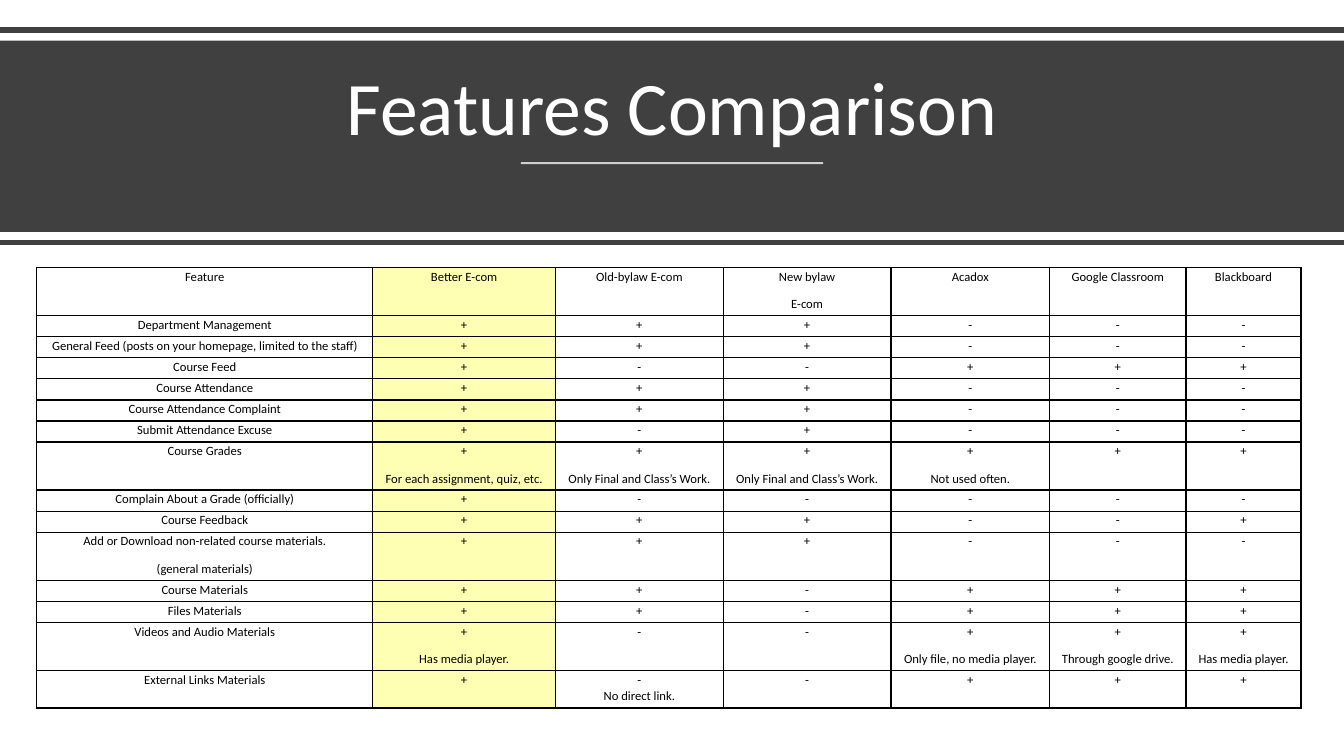
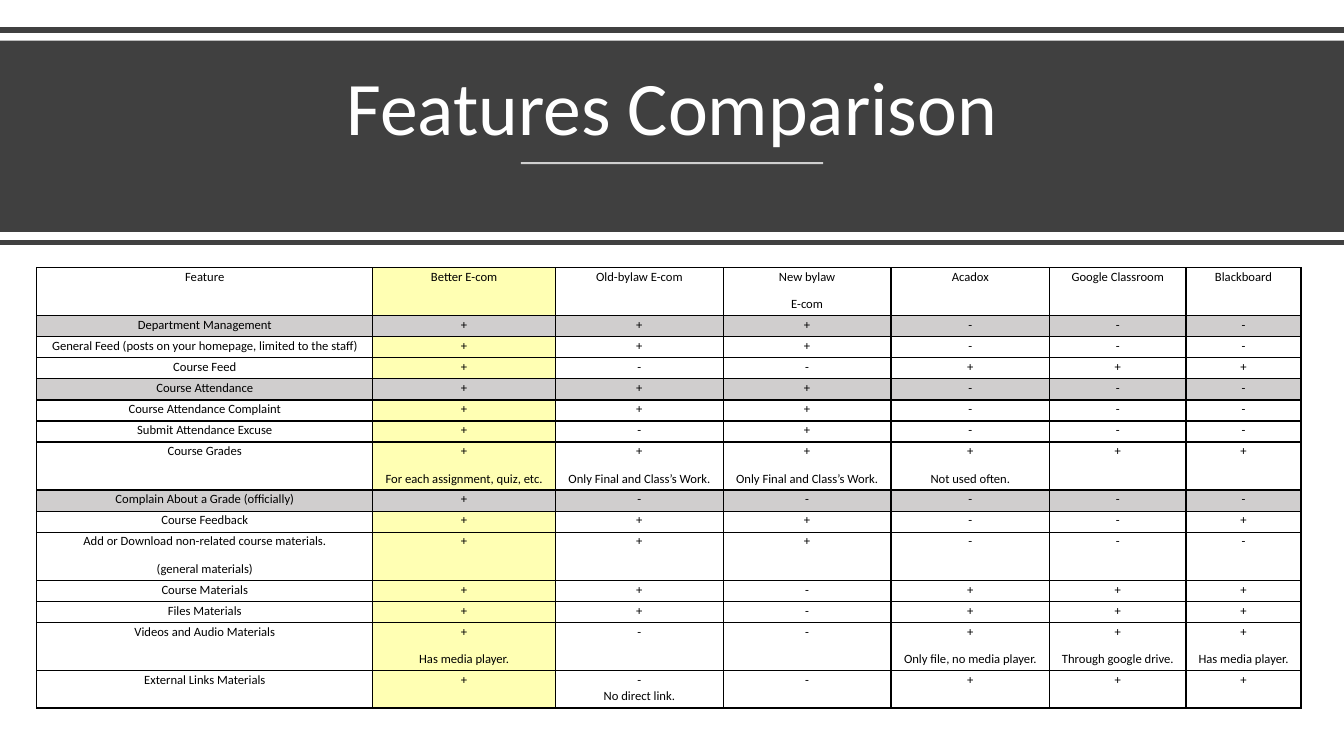
Before and after one commit to mounirsabry/Better_Ecom_GP, a slide deck: slide 6 of Discussions/Midyear_Discussion/presentation.pptx (slide 7 before the commit). Drawn at 1344x756 pixels with LibreOffice and Linux fonts; fonts in the diff are those of the drawing. Boxes give left, top, right and bottom in pixels: in the first picture for what was removed or moved away, otherwise in the second. Text is boxed around its words. In the diff, an @@ line names an element or a change of style, - is before the commit and + after.

```diff
--- a/Discussions/Midyear_Discussion/presentation.pptx
+++ b/Discussions/Midyear_Discussion/presentation.pptx
@@ table at (36, 267, 1299, 708) @@
@@ fill none to #D0CECE in 18 cells @@
@@ fill #FFFFB3 to #D0CECE in 3 cells @@
```
Also in this commit, not shown: 4 other slides changed, 2 slides removed, 1 other file.
